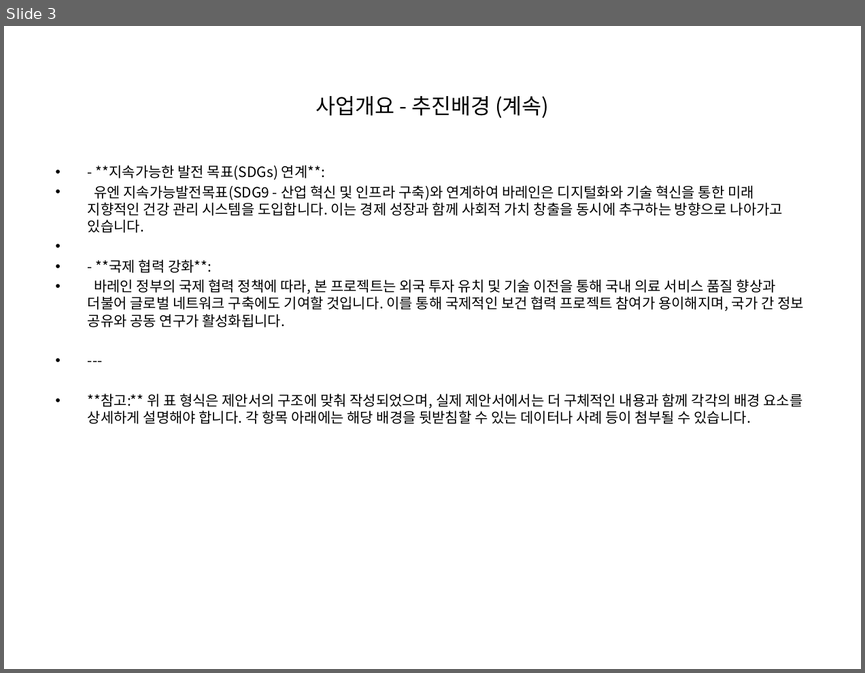
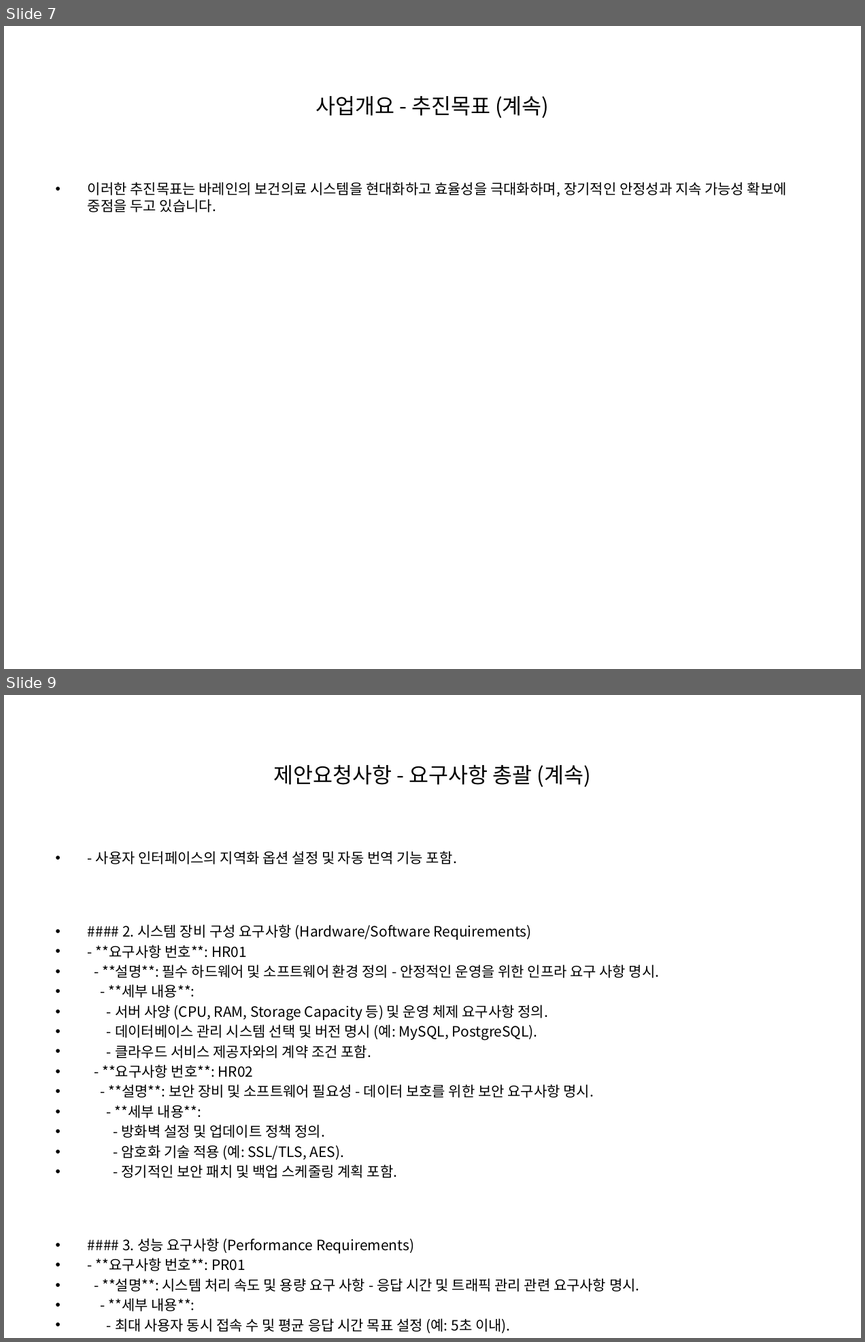
Before and after one commit to anskong/llm_mission, a slide deck: generated_ppt.pptx. Shown one above the other, each under a label of ours: slide 3 before the commit, slides 7 and 9 after it; the slides between them are not shown. The pictures are 865x673 and 865x1342 pixels, drawn with LibreOffice and Linux fonts; fonts in the diff are those of the drawing. Boxes give left, top, right and bottom in pixels: in the first picture for what was removed or moved away, otherwise in the second. Text is boxed around its words. In the diff, an @@ line names an element or a change of style, - is before the commit and + after.

```diff
--- a/generated_ppt.pptx
+++ b/generated_ppt.pptx
@@ slide 9 added at (4,695,861,1338), background #FFFFFF @@
@@ title added at (274,764,591,787), 18 pt, text #000000 @@
+제안요청사항 - 요구사항 총괄 (계속)
@@ text added at (96,851,660,1333), 12 pt, text #000000 @@
+• - 사용자 인터페이스의 지역화 옵션 설정 및 자동 번역 기능 포함.
+• #### 2. 시스템 장비 구성 요구사항 (Hardware/Software Requirements)
+• - **요구사항 번호**: HR01
+• - **설명**: 필수 하드웨어 및 소프트웨어 환경 정의 - 안정적인 운영을 위한 인프라 요구 사항 명시.
+• - **세부 내용**:
+• - 서버 사양 (CPU, RAM, Storage Capacity 등) 및 운영 체제 요구사항 정의.
+• - 데이터베이스 관리 시스템 선택 및 버전 명시 (예: MySQL, PostgreSQL).
+• - 클라우드 서비스 제공자와의 계약 조건 포함.
+• - **요구사항 번호**: HR02
+• - **설명**: 보안 장비 및 소프트웨어 필요성 - 데이터 보호를 위한 보안 요구사항 명시.
+• - **세부 내용**:
+• - 방화벽 설정 및 업데이트 정책 정의.
+• - 암호화 기술 적용 (예: SSL/TLS, AES).
+• - 정기적인 보안 패치 및 백업 스케줄링 계획 포함.
+• #### 3. 성능 요구사항 (Performance Requirements)
+• - **요구사항 번호**: PR01
+• - **설명**: 시스템 처리 속도 및 용량 요구 사항 - 응답 시간 및 트래픽 관리 관련 요구사항 명시.
+• - **세부 내용**:
+• - 최대 사용자 동시 접속 수 및 평균 응답 시간 목표 설정 (예: 5초 이내).
@@ what was slide 3 is now slide 7 @@
@@ slide 7 changed as well @@
@@ title at (315,96,549,118): text changed @@
-사업개요 - 추진배경 (계속)
+사업개요 - 추진목표 (계속)
@@ text at (88,182,787,212): text changed @@
-• - **지속가능한 발전 목표(SDGs) 연계**:
-• 유엔 지속가능발전목표(SDG9 - 산업 혁신 및 인프라 구축)와 연계하여 바레인은 디지털화와 기술 혁신을 통한 미래 지향적인 건강 관리 시스템을 도입합니다. 이는 경제 성장과 함께 사회적 가치 창출을 동시에 추구하는 방향으로 나아가고 있습니다.
-• - **국제 협력 강화**:
-• 바레인 정부의 국제 협력 정책에 따라, 본 프로젝트는 외국 투자 유치 및 기술 이전을 통해 국내 의료 서비스 품질 향상과 더불어 글로벌 네트워크 구축에도 기여할 것입니다. 이를 통해 국제적인 보건 협력 프로젝트 참여가 용이해지며, 국가 간 정보 공유와 공동 연구가 활성화됩니다.
-• ---
-• **참고:** 위 표 형식은 제안서의 구조에 맞춰 작성되었으며, 실제 제안서에서는 더 구체적인 내용과 함께 각각의 배경 요소를 상세하게 설명해야 합니다. 각 항목 아래에는 해당 배경을 뒷받침할 수 있는 데이터나 사례 등이 첨부될 수 있습니다.
+• 이러한 추진목표는 바레인의 보건의료 시스템을 현대화하고 효율성을 극대화하며, 장기적인 안정성과 지속 가능성 확보에 중점을 두고 있습니다.
```
Also in this commit, not shown: 2 other slides changed, 18 other slides added, 1 other file.
